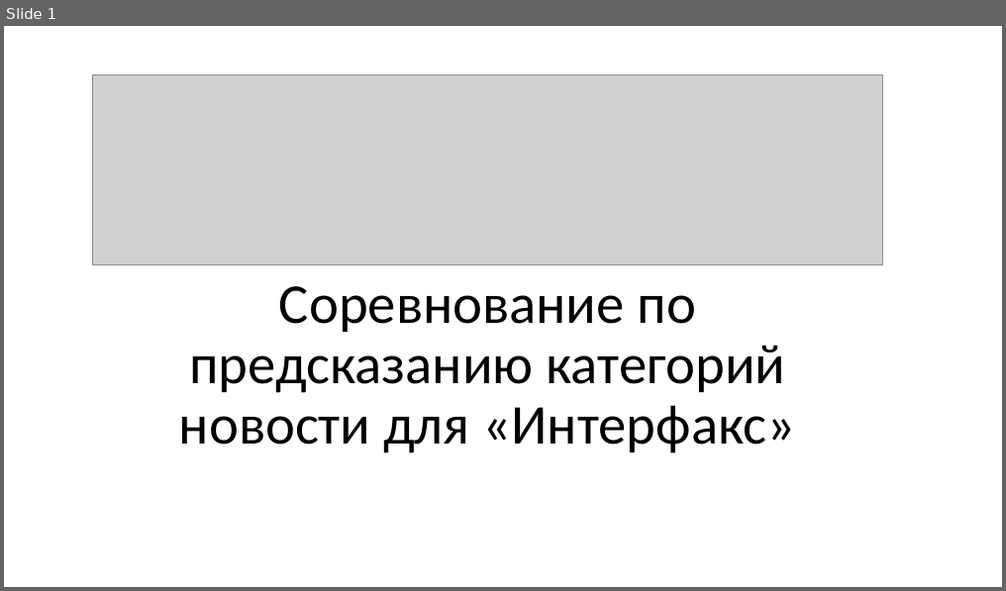
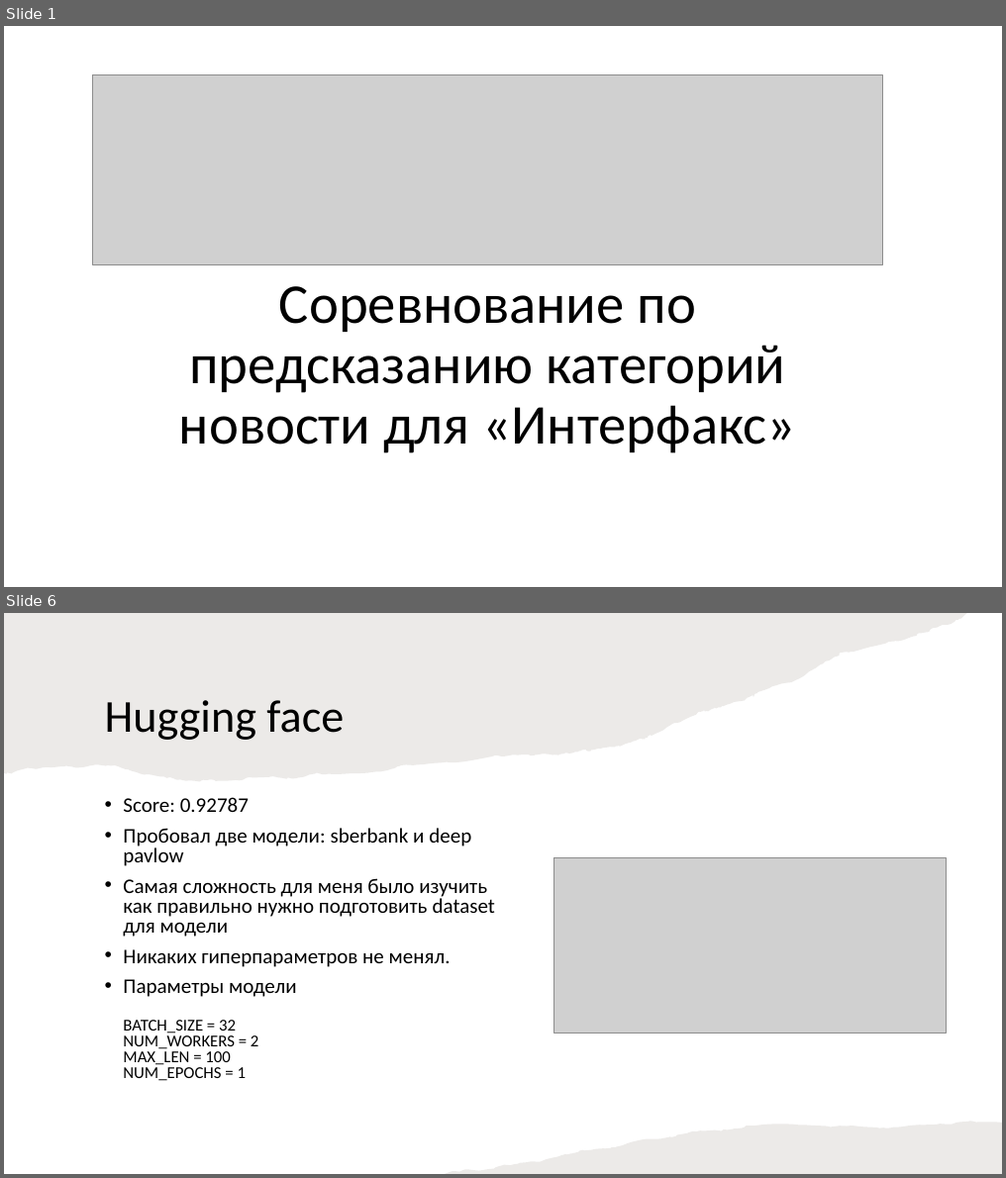
Before and after one commit to rzabolotin/nlp_scan_category_prediction, a slide deck: docs/SCAN news classification.pptx. Shown one above the other, each under a label of ours: slide 1 before the commit, slides 1 and 6 after it; the slides between them are not shown. The pictures are 1006x591 and 1006x1178 pixels, drawn with LibreOffice and Linux fonts; fonts in the diff are those of the drawing; grey boxes stand for pictures. Boxes give left, top, right and bottom in pixels: in the first picture for what was removed or moved away, otherwise in the second. Text is boxed around its words. In the diff, an @@ line names an element or a change of style, - is before the commit and + after.

```diff
--- a/docs/SCAN news classification.pptx
+++ b/docs/SCAN news classification.pptx
@@ slide 6 added at [4,613,1002,1174], background #FFFFFF @@
@@ freeform shape added at [4,613,967,781], fill #82766A at 15% opacity @@
@@ title added at [105,700,344,740], 44 pt, text #000000 @@
+Hugging face
@@ text added at [123,797,495,1081], 20 pt, text #000000 @@
+• Score: 0.92787
+• Пробовал две модели: sberbank и deep pavlow
+• Самая сложность для меня было изучить как правильно нужно подготовить dataset для модели
+• Никаких гиперпараметров не менял.
+• Параметры модели
+  BATCH_SIZE = 32
+  NUM_WORKERS = 2
+  MAX_LEN = 100
+  NUM_EPOCHS = 1
@@ picture added at [554,858,946,1033] @@
@@ freeform shape added at [445,1121,1002,1174], fill #82766A at 15% opacity @@
```
Also in this commit, not shown: 3 slides changed, 3 other slides added, 3 slides removed, 1 other file.
